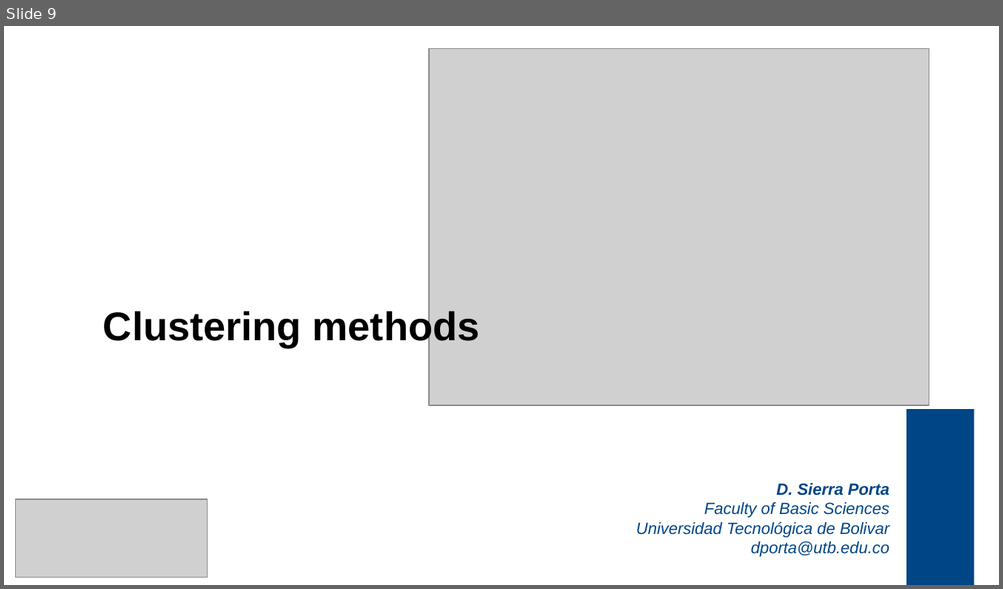
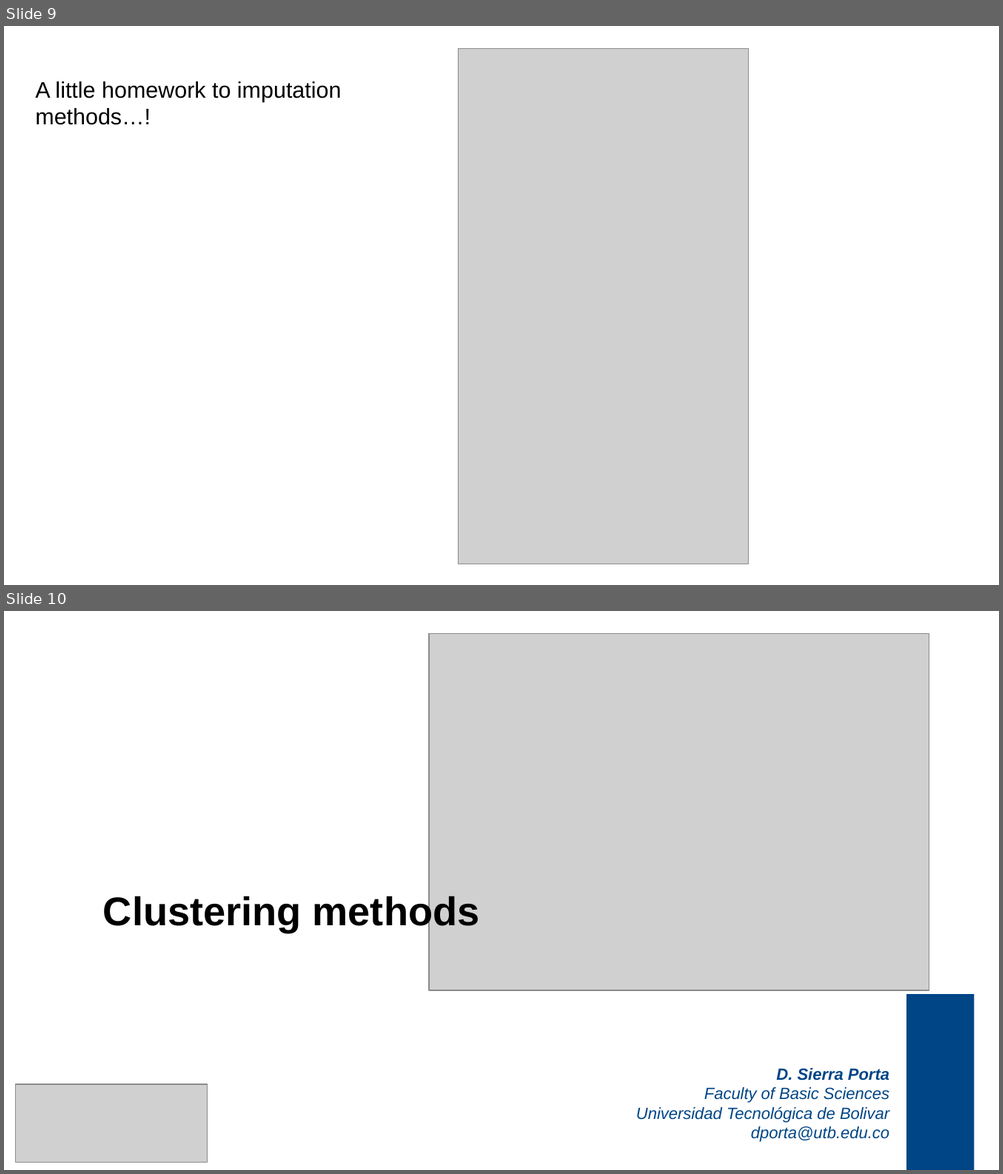
Before and after one commit to sierraporta/introductory-journey-data-science, a slide deck: Lectures/DataScience_Workshop2022.odp. Shown one above the other, each under a label of ours: slide 9 before the commit, slides 9 and 10 after it. The pictures are 1003x589 and 1003x1174 pixels, drawn with LibreOffice and Linux fonts; fonts in the diff are those of the drawing; grey boxes stand for pictures. Boxes give left, top, right and bottom in pixels: in the first picture for what was removed or moved away, otherwise in the second. Text is boxed around its words. In the diff, an @@ line names an element or a change of style, - is before the commit and + after.

```diff
--- a/Lectures/DataScience_Workshop2022.odp
+++ b/Lectures/DataScience_Workshop2022.odp
@@ slide 9 added at bbox=[4, 26, 999, 585], background #FFFFFF @@
@@ picture added at bbox=[459, 48, 748, 565] @@
@@ text added at bbox=[35, 82, 341, 125], 18 pt, text #000000 @@
+A little homework to imputation methods…!
@@ what was slide 9 is now slide 10 @@
```
Also in this commit, not shown: 4 other slides added, 2 other files.
